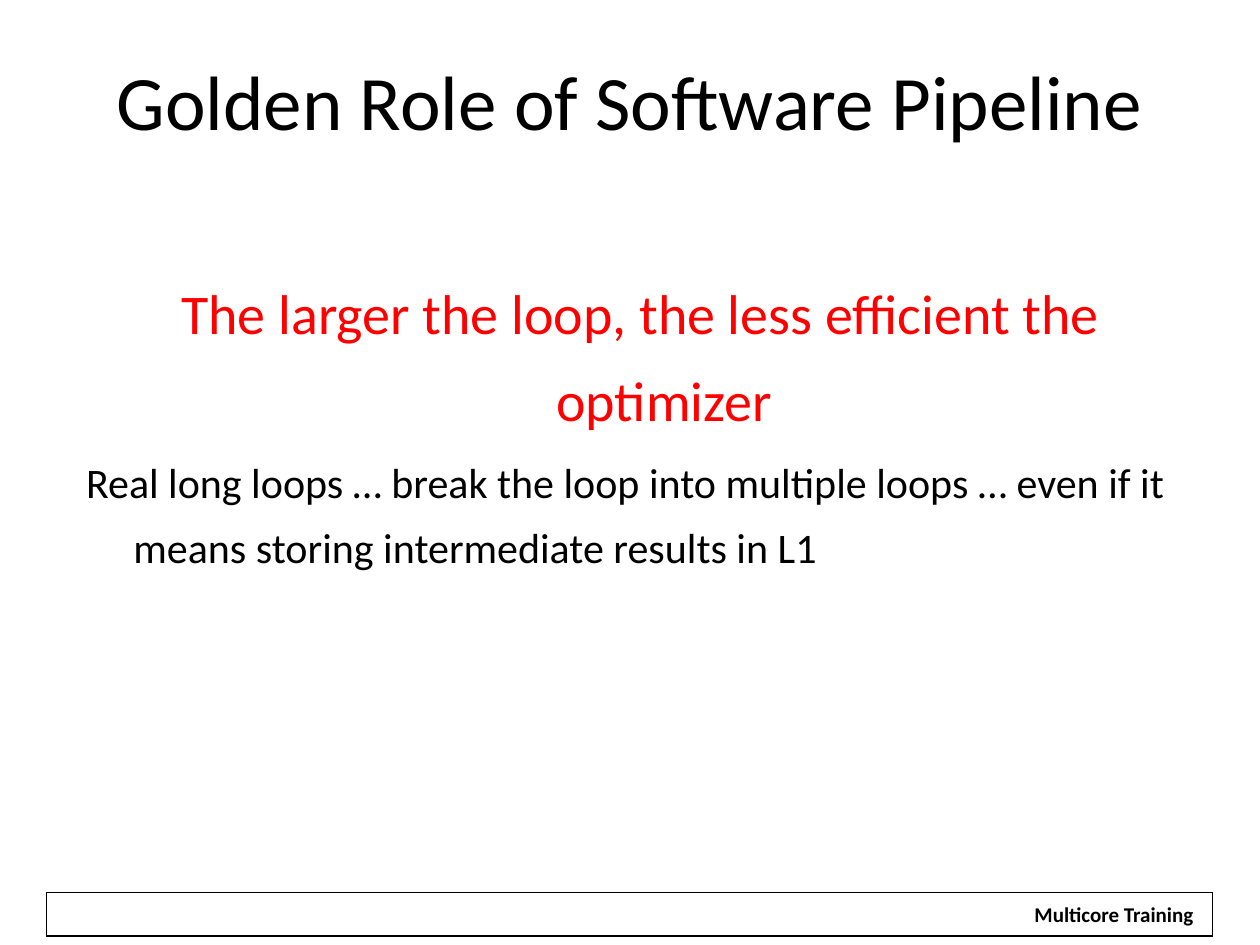
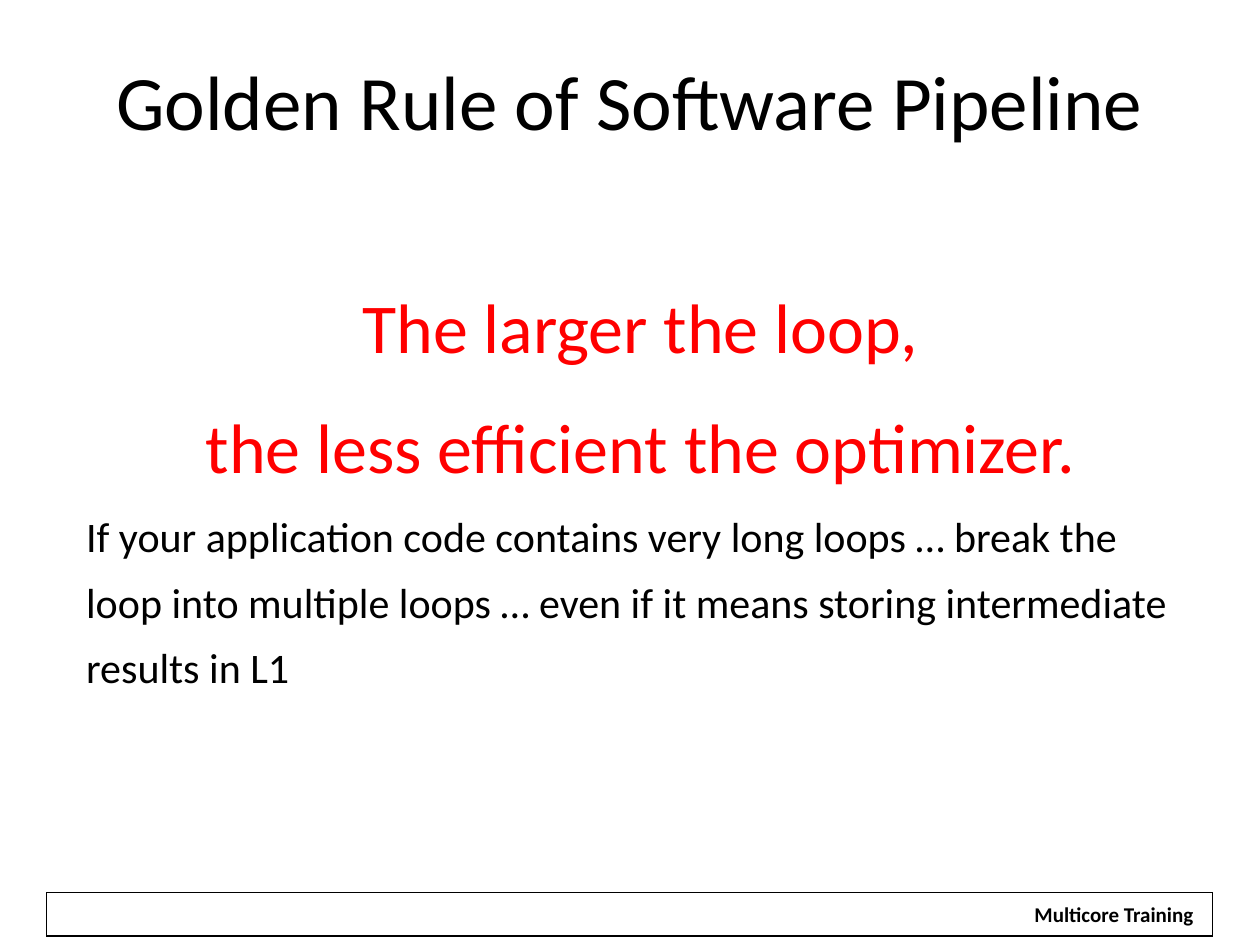
Before and after one commit to hari1989/keystone-workshop, a slide deck: slide 33 of slides/KeyStone Optimization.pptx. Drawn at 1260x945 pixels with LibreOffice and Linux fonts; fonts in the diff are those of the drawing; background and template pictures are left out. Boxes give left, top, right and bottom in pixels: in the first picture for what was removed or moved away, otherwise in the second. Text is boxed around its words. In the diff, an @@ line names an element or a change of style, - is before the commit and + after.

```diff
--- a/slides/KeyStone Optimization.pptx
+++ b/slides/KeyStone Optimization.pptx
@@ title at [116, 76, 1142, 143]: text changed @@
-Golden Role of Software Pipeline
+Golden Rule of Software Pipeline
@@ text at [86, 304, 1167, 684]: text changed @@
-The larger the loop, the less efficient the optimizer
-Real long loops … break the loop into multiple loops … even if it means storing intermediate results in L1
+The larger the loop,
+the less efficient the optimizer.
+If your application code contains very long loops … break the loop into multiple loops … even if it means storing intermediate results in L1
```
Also in this commit, not shown: 32 other slides changed, 2 slides added, 1 slide removed, 7 other files.
